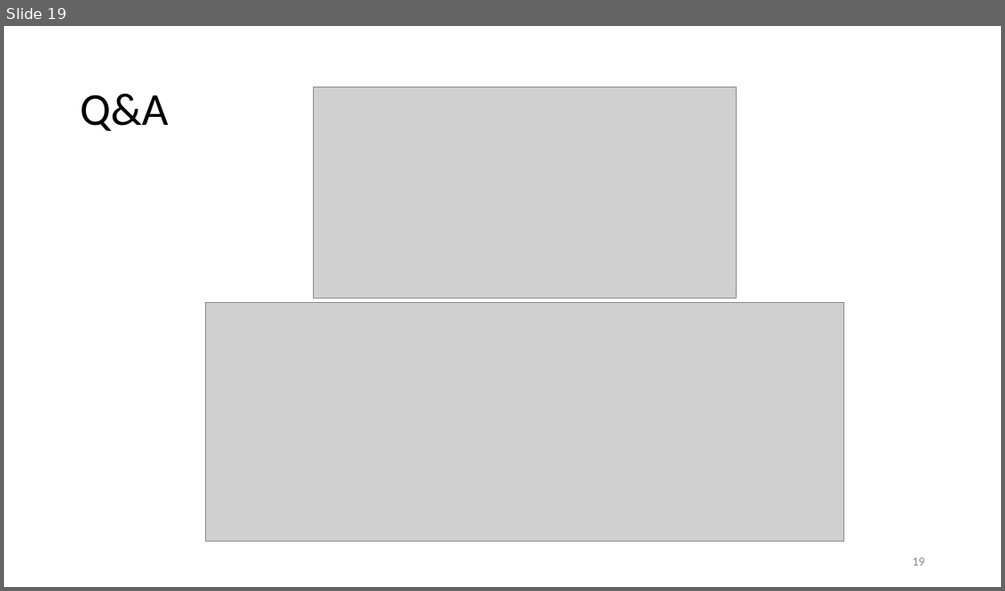
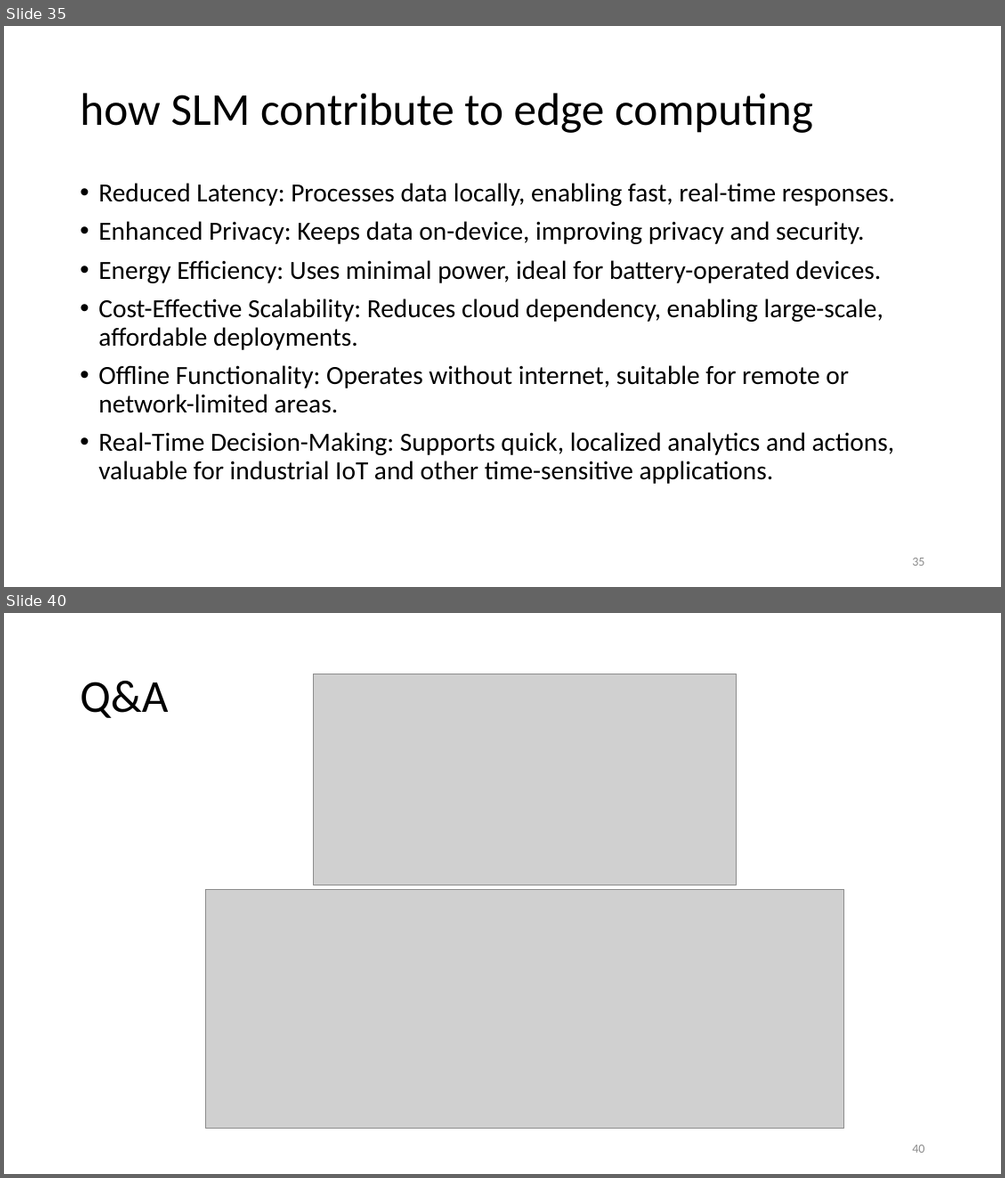
Before and after one commit to motazsaad/NLP-Seminar, a slide deck: slides/LLMs/Transfer learning (finetunning).pptx. Shown one above the other, each under a label of ours: slide 19 before the commit, slides 35 and 40 after it; the slides between them are not shown. The pictures are 1005x591 and 1005x1178 pixels, drawn with LibreOffice and Linux fonts; fonts in the diff are those of the drawing; grey boxes stand for pictures. Boxes give left, top, right and bottom in pixels: in the first picture for what was removed or moved away, otherwise in the second. Text is boxed around its words. In the diff, an @@ line names an element or a change of style, - is before the commit and + after.

```diff
--- a/slides/LLMs/Transfer learning (finetunning).pptx
+++ b/slides/LLMs/Transfer learning (finetunning).pptx
@@ slide 35 added at <box>4,26,1001,587</box>, background #FFFFFF @@
@@ title added at <box>80,93,813,133</box>, 44 pt, text #000000 @@
+how SLM contribute to edge computing
@@ text added at <box>98,183,895,483</box>, 25.2 pt, text #000000 @@
+• Reduced Latency: Processes data locally, enabling fast, real-time responses.
+• Enhanced Privacy: Keeps data on-device, improving privacy and security.
+• Energy Efficiency: Uses minimal power, ideal for battery-operated devices.
+• Cost-Effective Scalability: Reduces cloud dependency, enabling large-scale, affordable deployments.
+• Offline Functionality: Operates without internet, suitable for remote or network-limited areas.
+• Real-Time Decision-Making: Supports quick, localized analytics and actions, valuable for industrial IoT and other time-sensitive applications.
@@ page number added at <box>912,557,924,565</box>, 12 pt, text #8C8C8C @@
+35
@@ what was slide 19 is now slide 40 @@
@@ page number at <box>912,1144,924,1152</box>: text changed @@
-19
+40
```
Also in this commit, not shown: 7 slides changed, 22 other slides added, 2 slides removed, 5 other files.
